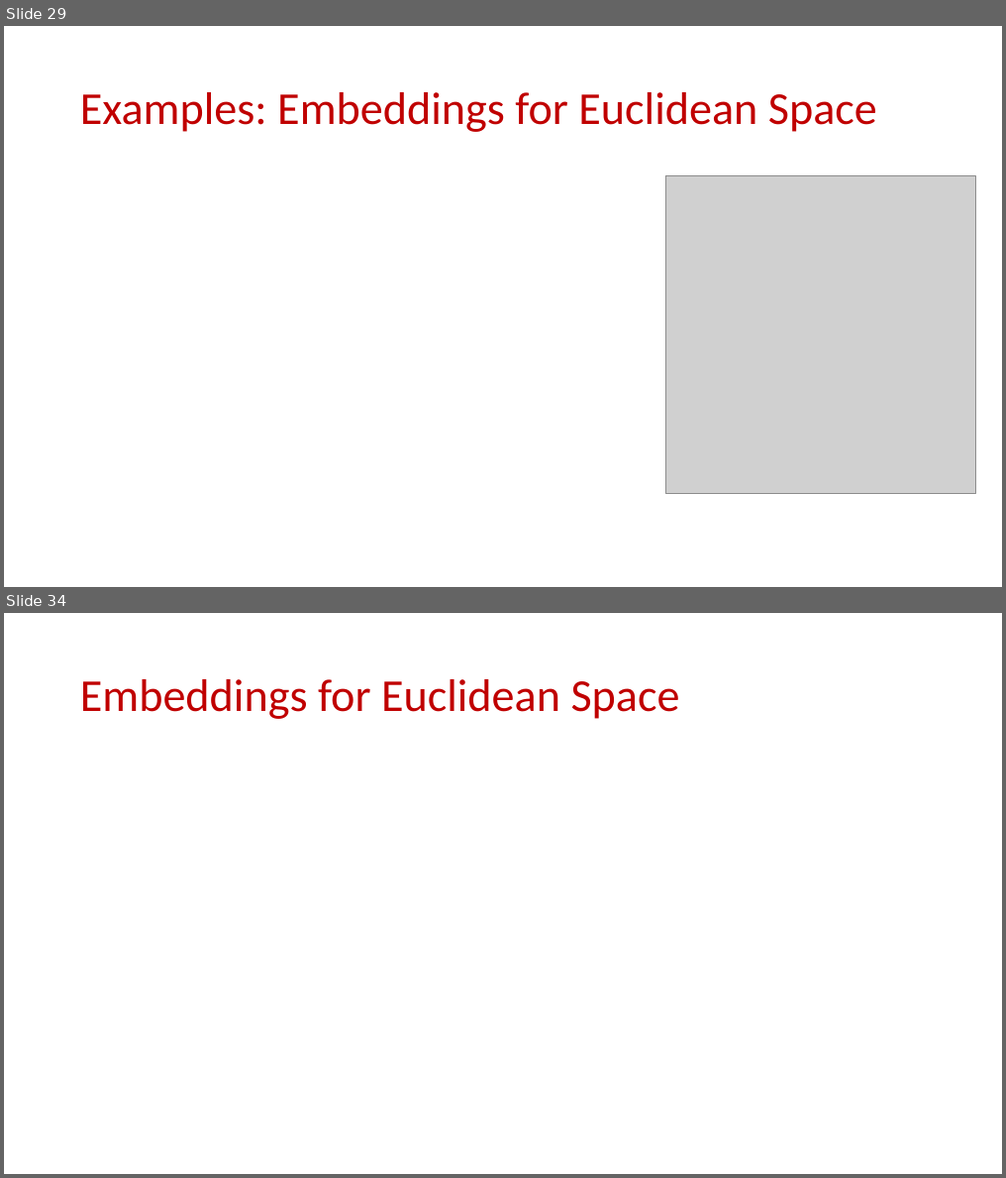
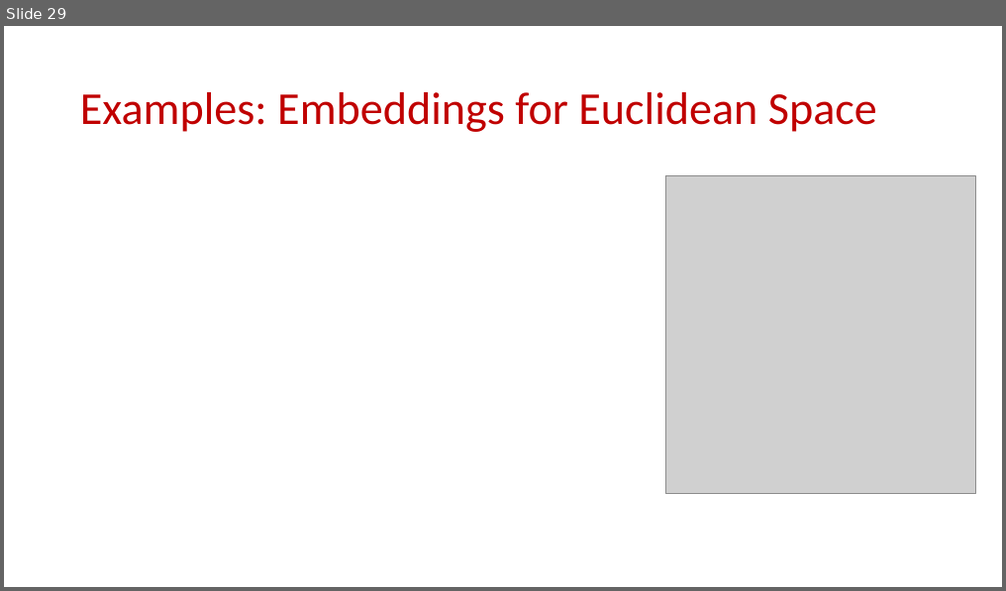
Before and after one commit to samsonzhou/samsonzhou.github.io, a slide deck: CSCE689-23/L7.pptx. Shown one above the other, each under a label of ours: slides 29 and 34 before the commit, slide 29 after it; the slides between them are not shown. The pictures are 1006x1178 and 1006x591 pixels, drawn with LibreOffice and Linux fonts; fonts in the diff are those of the drawing; grey boxes stand for pictures. Boxes give left, top, right and bottom in pixels: in the first picture for what was removed or moved away, otherwise in the second. Text is boxed around its words. In the diff, an @@ line names an element or a change of style, - is before the commit and + after.

```diff
--- a/CSCE689-23/L7.pptx
+++ b/CSCE689-23/L7.pptx
@@ slide 34 removed at (4, 613, 1002, 1174), background #FFFFFF @@
@@ title removed at (80, 679, 680, 719) @@
-Embeddings for Euclidean Space
```
Also in this commit, not shown: 1 slide changed, 26 other slides removed, 3 other files.
